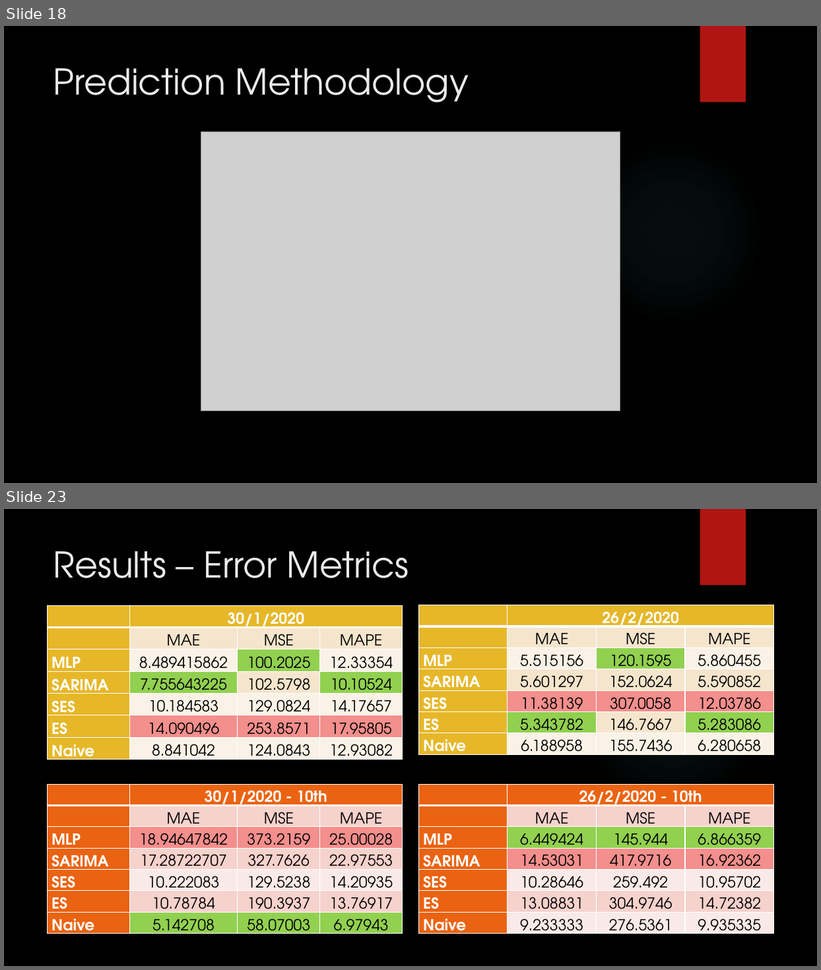
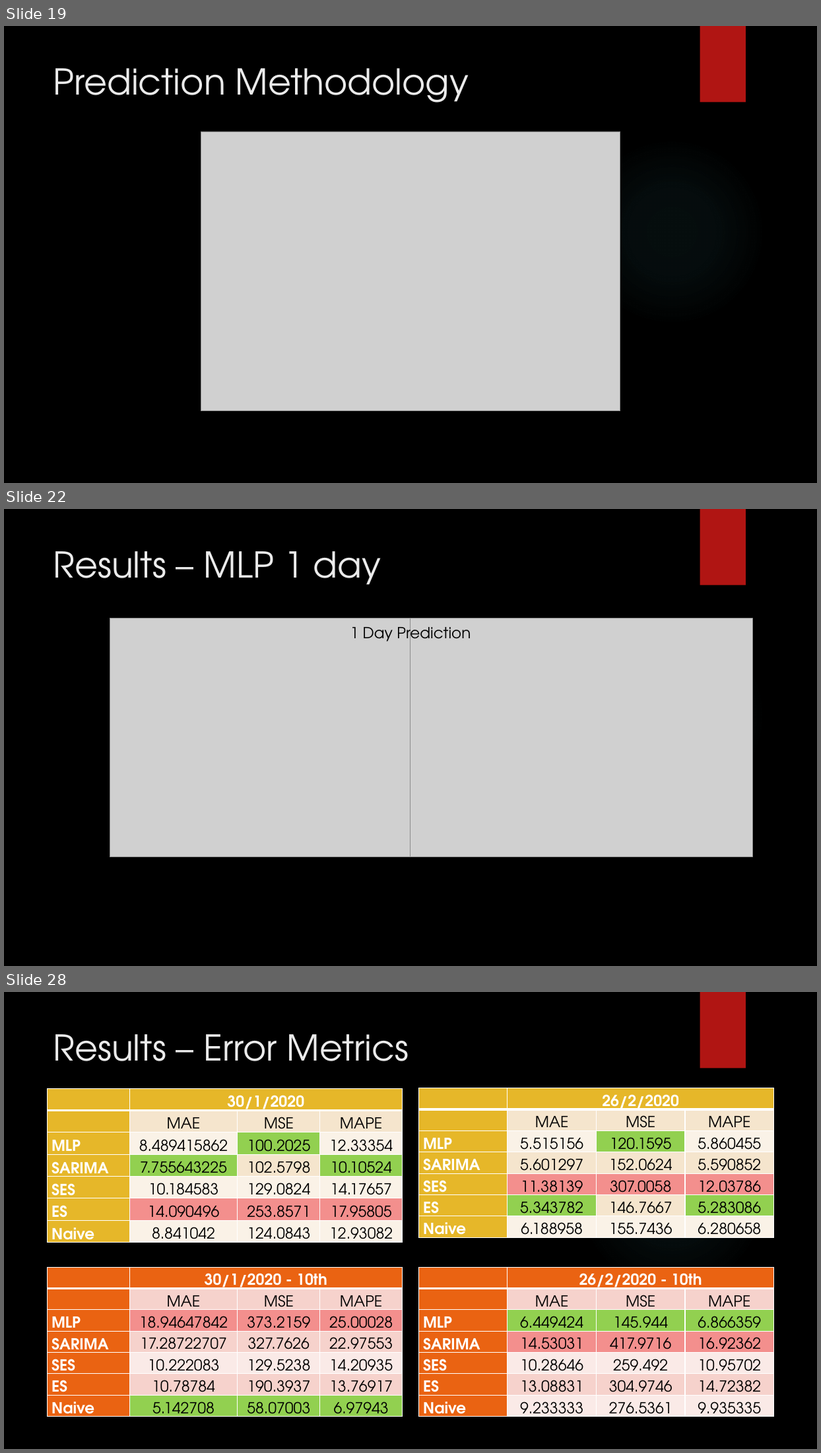
Before and after one commit to aattwwss/FYP-code, a slide deck: Reports/presentation_fyp.pptx. Shown one above the other, each under a label of ours: slides 18 and 23 before the commit, slides 19, 22 and 28 after it; the slides between them are not shown. The pictures are 821x970 and 821x1453 pixels, drawn with LibreOffice and Linux fonts; fonts in the diff are those of the drawing; grey boxes stand for pictures; background and template pictures are left out. Boxes give left, top, right and bottom in pixels: in the first picture for what was removed or moved away, otherwise in the second. Text is boxed around its words. In the diff, an @@ line names an element or a change of style, - is before the commit and + after.

```diff
--- a/Reports/presentation_fyp.pptx
+++ b/Reports/presentation_fyp.pptx
@@ slide 22 added at [4, 509, 817, 966], background picture (left out); not listed: 2 template elements that a slide beside it also shows @@
@@ title added at [54, 551, 382, 585], 42 pt, text #EBEBEB @@
+Results – MLP 1 day
@@ picture added at [110, 618, 411, 858] @@
@@ text added at [350, 623, 471, 646], 18 pt, text #000000 @@
+1 Day Prediction
@@ picture added at [411, 618, 753, 858] @@
@@ what was slide 18 is now slide 19 @@
@@ what was slide 23 is now slide 28 @@
```
Also in this commit, not shown: 2 slides changed, 8 other slides added, 3 slides removed.
